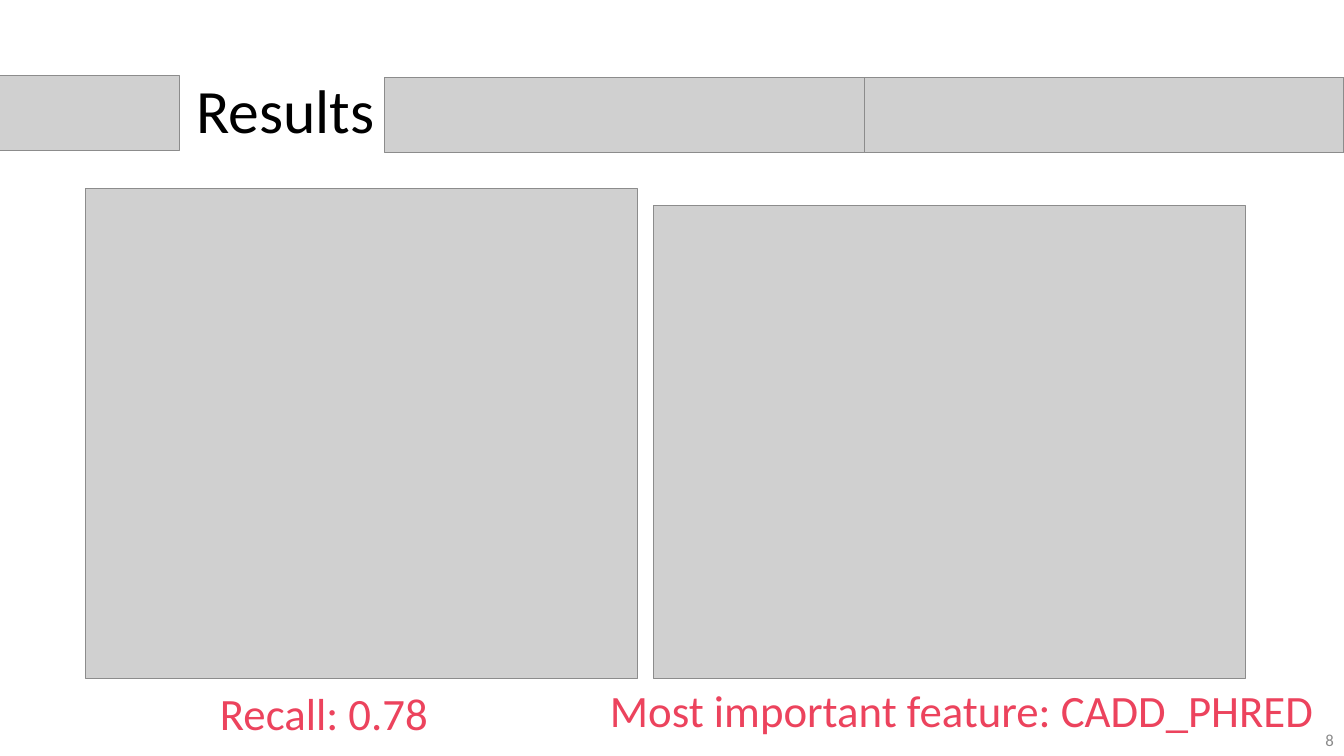
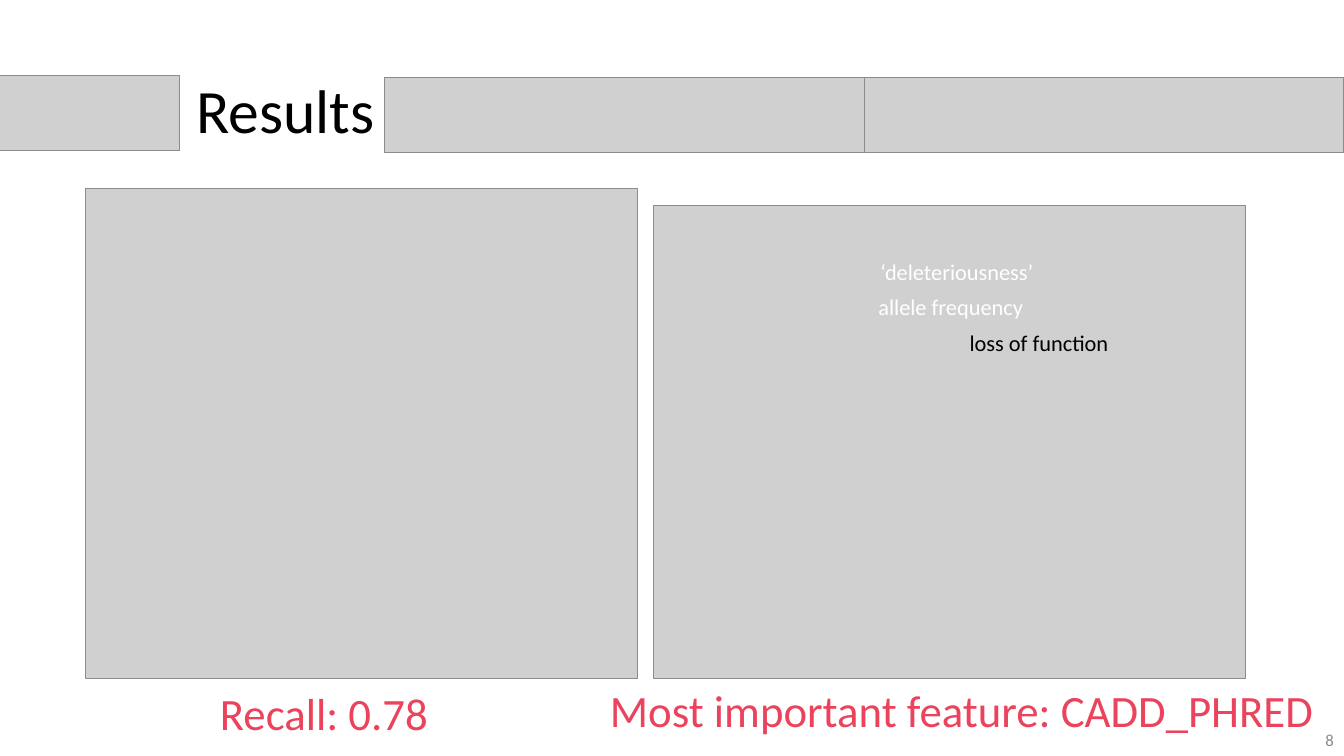
Before and after one commit to nkinnaird/GeneticVariantClassification, a slide deck: slide 8 of Presentation/GeneticVariantClassificationPres.pptx. Drawn at 1344x756 pixels with LibreOffice and Linux fonts; fonts in the diff are those of the drawing; grey boxes stand for pictures. Boxes give left, top, right and bottom in pixels: in the first picture for what was removed or moved away, otherwise in the second. Text is boxed around its words. In the diff, an @@ line names an element or a change of style, - is before the commit and + after.

```diff
--- a/Presentation/GeneticVariantClassificationPres.pptx
+++ b/Presentation/GeneticVariantClassificationPres.pptx
@@ text added at (x1=880, y1=265, x2=1033, y2=280), 16 pt, text #FFFFFF @@
+‘deleteriousness’
@@ text added at (x1=878, y1=300, x2=1023, y2=318), 16 pt, text #FFFFFF @@
+allele frequency
@@ text added at (x1=970, y1=335, x2=1109, y2=351), 16 pt, text #000000 @@
+loss of function
```
Also in this commit, not shown: 9 other slides changed, 4 slides added, 4 slides removed, 1 other file.
